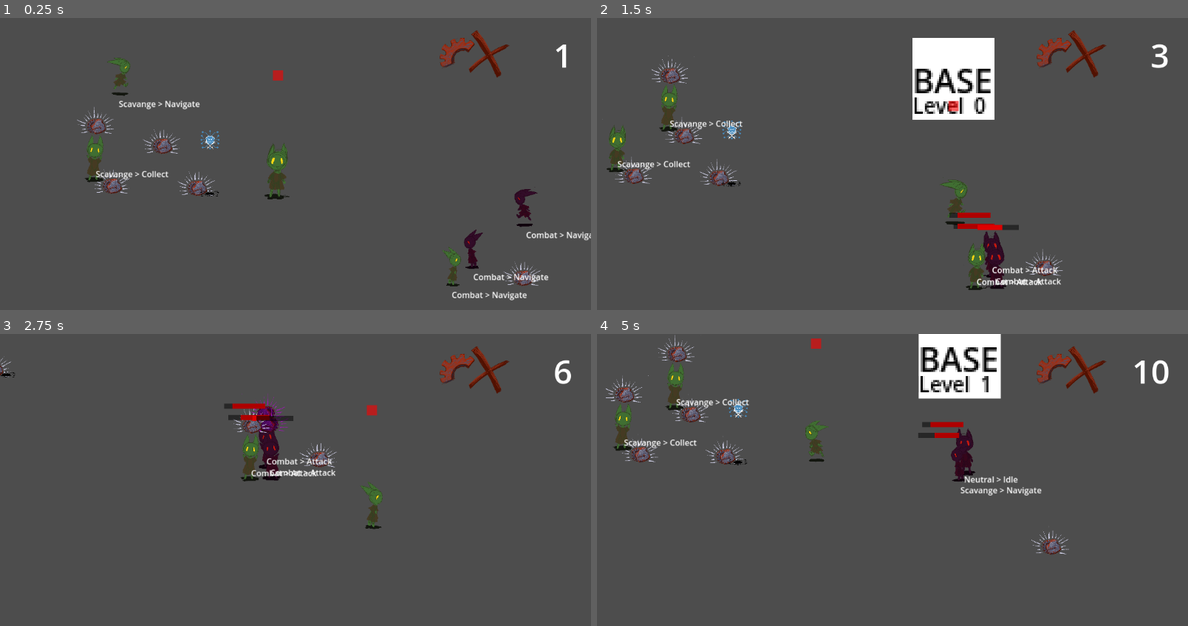
Above: before the commit, frames 1-4 (two rows, left to right).
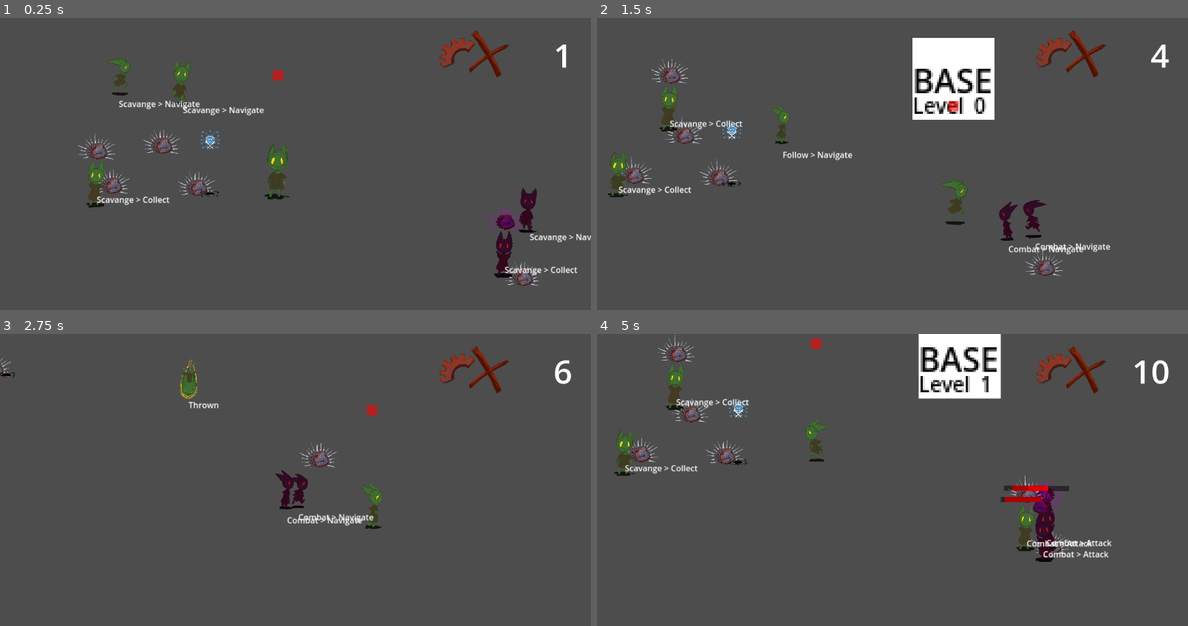
Above: after the commit, the same moments.

Repository: loteque/GoblinGame
Game: Godot game, scene res://main.tscn
The game is run twice, just before and just after one commit, with the same random seed, the same clock (stepped at 60 frames per second) and the same inputs. Sound files missing from this copy of the repository are replaced by a short silence.
Inputs:
- Up to frame 1 (0.25 s): no input
- Up to frame 2 (1.5 s): hold D (right) 0.53-1.28 s; hold Shift (call) 0.53-1.28 s; hold S (down) from 1.28 s (still down); tap G (place) at 1.35 s
- Up to frame 3 (2.75 s): release S (down) at 2.03 s; hold D (right) from 2.03 s (still down); tap Space (select) at 2.1 s
- Up to frame 4 (5 s): release D (right) at 2.78 s; hold W (up) 2.78-3.53 s; tap Shift (call) at 2.85 s; hold A (left) from 3.53 s (still down); tap G (place) at 3.6 s; tap Space (select) at 4.35 s

The runs differ from the first frame. In frame 1, 3.3% of the frame differs, in the area x 13-100%, y 14-97%; in frame 2, 3.4%; in frame 3, 2.6%; in frame 4, 3.5%, in the area x 1-88%, y 14-79%.

Commit message:
add combat music trigger to music manager

Diff:
--- a/project/default_bus_layout.tres
+++ b/project/default_bus_layout.tres
@@ -1,3 +1,21 @@
 [gd_resource type="AudioBusLayout" format=3 uid="uid://cpdw03vb0scor"]
 
 [resource]
+bus/1/name = &"music"
+bus/1/solo = false
+bus/1/mute = false
+bus/1/bypass_fx = false
+bus/1/volume_db = 0.0
+bus/1/send = &"Master"
+bus/2/name = &"fadein"
+bus/2/solo = false
+bus/2/mute = false
+bus/2/bypass_fx = false
+bus/2/volume_db = 0.0
+bus/2/send = &"music"
+bus/3/name = &"fadeout"
+bus/3/solo = false
+bus/3/mute = false
+bus/3/bypass_fx = false
+bus/3/volume_db = 0.0
+bus/3/send = &"music"
--- a/project/main.tscn
+++ b/project/main.tscn
@@ -1,9 +1,11 @@
-[gd_scene load_steps=10 format=3 uid="uid://c4fb2nyi3hcyx"]
+[gd_scene load_steps=12 format=3 uid="uid://c4fb2nyi3hcyx"]
 
 [ext_resource type="Script" path="res://music_manager/MusicManager.gd" id="1_51uy5"]
 [ext_resource type="PackedScene" uid="uid://78j5k0a24wsl" path="res://player_character.tscn" id="1_rjx7k"]
-[ext_resource type="AudioStream" uid="uid://cl3ddeukhtea8" path="res://assets/music/calm.mp3" id="2_piiot"]
-[ext_resource type="Texture2D" uid="uid://binsxgaxudhe3" path="res://icon-bot.png" id="3_olnyg"]
+[ext_resource type="AudioStream" uid="uid://crgermvs1qf0u" path="res://assets/audio/music/Calm.wav" id="2_yg8ca"]
+[ext_resource type="AudioStream" uid="uid://c8dja2qaopjk6" path="res://assets/audio/music/Exploration.wav" id="3_3xj8b"]
+[ext_resource type="Texture2D" uid="uid://j2qs2abkomav" path="res://icon-bot.png" id="3_olnyg"]
+[ext_resource type="AudioStream" uid="uid://50nx1bokdfie" path="res://assets/audio/music/Combat.wav" id="4_rfcqa"]
 [ext_resource type="PackedScene" uid="uid://b3f3e2snpptm" path="res://new_actor.tscn" id="5_qmkqn"]
 [ext_resource type="PackedScene" uid="uid://hehsosy8cwdc" path="res://collectables/scrap/scrap.tscn" id="6_ax147"]
 [ext_resource type="PackedScene" uid="uid://ct8ncpasvj5j0" path="res://src/camera/follow_camera.tscn" id="7_sg7t6"]
@@ -19,8 +21,14 @@
 y_sort_enabled = true
 
 [node name="MusicManager" type="AudioStreamPlayer" parent="."]
+bus = &"music"
 script = ExtResource("1_51uy5")
-calm_layer = ExtResource("2_piiot")
+calm_layer = ExtResource("2_yg8ca")
+explore_layer = ExtResource("3_3xj8b")
+combat_layer = ExtResource("4_rfcqa")
+max_vol = -12
+min_vol = -60
+fade_time = 14.0
 
 [node name="NavigationRegion2D" type="NavigationRegion2D" parent="."]
 position = Vector2(577, 322)
@@ -51,18 +59,31 @@
 drag_horizontal_offset = 0.32
 drag_vertical_offset = -0.46
 
-[node name="Actor" parent="." instance=ExtResource("5_qmkqn")]
+[node name="Actor" parent="." node_paths=PackedStringArray("music_manager") groups=["Ally"] instance=ExtResource("5_qmkqn")]
 position = Vector2(160, 117)
+music_manager = NodePath("../MusicManager")
 
-[node name="Actor4" parent="." node_paths=PackedStringArray("nav_agent", "follow_area") instance=ExtResource("5_qmkqn")]
-position = Vector2(806, 550)
+[node name="Actor4" parent="." node_paths=PackedStringArray("nav_agent", "follow_area", "music_manager") groups=["Ally"] instance=ExtResource("5_qmkqn")]
+position = Vector2(340, 122)
 nav_agent = NodePath("../Actor/NavigationAgent2D")
 follow_area = NodePath("../Actor/FollowArea")
+music_manager = NodePath("../MusicManager")
 
-[node name="Actor5" parent="." node_paths=PackedStringArray("nav_agent", "follow_area") instance=ExtResource("5_qmkqn")]
-position = Vector2(124, 267)
+[node name="Actor5" parent="." node_paths=PackedStringArray("nav_agent", "follow_area", "music_manager") groups=["Ally"] instance=ExtResource("5_qmkqn")]
+position = Vector2(119, 362)
 nav_agent = NodePath("../Actor/NavigationAgent2D")
 follow_area = NodePath("../Actor/FollowArea")
+music_manager = NodePath("../MusicManager")
+
+[node name="CorruptedActor" parent="." node_paths=PackedStringArray("music_manager") groups=["Enemy"] instance=ExtResource("5_qmkqn")]
+position = Vector2(918, 459)
+team = 1
+music_manager = NodePath("../MusicManager")
+
+[node name="CorruptedActor2" parent="." node_paths=PackedStringArray("music_manager") groups=["Enemy"] instance=ExtResource("5_qmkqn")]
+position = Vector2(1001, 365)
+team = 1
+music_manager = NodePath("../MusicManager")
 
 [node name="Scrap" parent="." instance=ExtResource("6_ax147")]
 position = Vector2(275, 233)
@@ -80,11 +101,3 @@
 position = Vector2(494, 281)
 
 [node name="LevelUI" parent="FollowCamera" instance=ExtResource("8_8fyn6")]
-
-[node name="CorruptedActor" parent="." instance=ExtResource("5_qmkqn")]
-position = Vector2(918, 459)
-team = 1
-
-[node name="CorruptedActor2" parent="." instance=ExtResource("5_qmkqn")]
-position = Vector2(1001, 365)
-team = 1
--- a/project/music_manager/MusicManager.gd
+++ b/project/music_manager/MusicManager.gd
@@ -11,6 +11,10 @@
 @export var calm_layer: AudioStream
 @export var explore_layer: AudioStream
 @export var combat_layer: AudioStream
+@export var lead_layer: AudioStream
+@export var max_vol: int
+@export var min_vol: int
+@export var fade_time: float
 
 class MusicConnector:
 
@@ -27,18 +31,25 @@
 signal damage_taken
 signal combat_finished
 
-var fade_stream_player = AudioStreamPlayer.new()
-
-
-func _ready():
-    game_started.connect(_on_game_started)
-    player_left_base.connect(_on_player_left_base)
-    damage_taken.connect(_on_damage_taken)
-    combat_finished.connect(_on_combat_finished)
-    add_child(fade_stream_player)
-    game_started.emit()
-
-var fade
+const music_bus_str: StringName = "music"
+const in_bus_str: StringName = "fadein"
+const out_bus_str: StringName = "fadeout"
+
+var source_0 = AudioStreamPlayer.new()
+var source_1 = AudioStreamPlayer.new()
+var source_2 = AudioStreamPlayer.new()
+var source_3 = AudioStreamPlayer.new()
+
+var fade_in_sources: int
+var fade_out_sources: int
+enum Source{
+    SOURCE_0 = 1,
+    SOURCE_1 = 2,
+    SOURCE_2 = 4,
+    SOURCE_3 = 8,
+}
+
+var fade: FadeType
 enum FadeType{
     IN,
     OUT,
@@ -46,63 +57,184 @@
     NONE,
 }
 
-func start_fade(type: FadeType):
+var combat_timer = Timer.new()
+var is_combat: bool
+
+func start_fade(sources: int, type: FadeType):
+    match type:
+        FadeType.IN:
+            fade_in_sources = sources
+        FadeType.OUT:
+            fade_out_sources = sources
+        _:
+            push_warning("Fade type: " + str(type) + ", not supported")
+            return
+
     fade = type
 
 func end_fade():
+    fade_in_sources = 0
+    fade_out_sources = 0
     fade = FadeType.NONE
 
-func fade_in(player: AudioStreamPlayer, speed: float, delta: float):
-
-    if player.volume_db > -0.2:
-        player.volume_db = 0
-        stream = player.stream
+
+func set_fadein_vol(db):
+    AudioServer.set_bus_volume_db(
+        AudioServer.get_bus_index(in_bus_str),
+        db
+    )
+
+func set_fadeout_vol(db):
+    AudioServer.set_bus_volume_db(
+        AudioServer.get_bus_index(out_bus_str),
+        db
+    )
+
+func assign_bus(sources: int, bus_name: StringName):
+    match sources:
+        Source.SOURCE_0:
+            source_0.bus = bus_name
+        Source.SOURCE_1:
+            source_1.bus = bus_name
+        Source.SOURCE_0 + Source.SOURCE_1:
+            source_0.bus = bus_name
+            source_1.bus = bus_name
+        Source.SOURCE_2:
+            source_2.bus = bus_name
+        Source.SOURCE_0 + Source.SOURCE_2:
+            source_0.bus = bus_name
+            source_2.bus = bus_name
+        Source.SOURCE_0 + Source.SOURCE_1 + Source.SOURCE_2:
+            source_0.bus = bus_name
+            source_1.bus = bus_name
+            source_2.bus = bus_name
+        Source.SOURCE_3:
+            source_3.bus = bus_name
+        Source.SOURCE_0 + Source.SOURCE_3:
+            source_3.bus = bus_name
+            source_0.bus = bus_name
+        Source.SOURCE_0 + Source.SOURCE_1 + Source.SOURCE_3:
+            source_3.bus = bus_name
+            source_0.bus = bus_name
+            source_1.bus = bus_name
+        Source.SOURCE_0 + Source.SOURCE_1 + Source.SOURCE_2 + Source.SOURCE_3:
+            source_3.bus = bus_name
+            source_0.bus = bus_name
+            source_1.bus = bus_name
+            source_2.bus = bus_name
+        _:
+            source_3.bus = music_bus_str
+            source_0.bus = music_bus_str
+            source_1.bus = music_bus_str
+            source_2.bus = music_bus_str
+
+func fade_in(sources: int, speed: float, delta: float):
+    var bus_idx = AudioServer.get_bus_index(in_bus_str)
+
+    if AudioServer.get_bus_volume_db(bus_idx) > max_vol:
+        AudioServer.set_bus_volume_db(bus_idx, max_vol)
+        assign_bus(sources, music_bus_str)
         end_fade()
 
-    player.volume_db = player.volume_db + speed * delta
-    print("fade_in " + str(player.volume_db))
-
-func fade_out(player: AudioStreamPlayer, speed: float, delta: float):
-    var fade_out_track: AudioStreamPlayer
-    if stream == player.stream:
-        fade_out_track = self
-    else:
-        fade_out_track = fade_stream_player
-
-    var fade_db = fade_out_track.volume_db
-    if fade_db < -59:
-        player.stream = null
+    assign_bus(sources, in_bus_str)
+    AudioServer.set_bus_volume_db(
+        bus_idx,
+        AudioServer.get_bus_volume_db(bus_idx) + speed * delta
+    )
+
+
+
+func fade_out(sources: int, speed: float, delta: float):
+    var bus_idx = AudioServer.get_bus_index(out_bus_str)
+
+    if AudioServer.get_bus_volume_db(bus_idx) < min_vol:
+        assign_bus(sources, music_bus_str)
         end_fade()
 
-    fade_db = fade_db - speed * delta
-
-func cross_fade(in_player: AudioStreamPlayer, out_player: AudioStreamPlayer, speed: float, delta: float):
-    fade_in(in_player, speed, delta)
-    fade_out(out_player, speed, delta)
+    assign_bus(sources, out_bus_str)
+    AudioServer.set_bus_volume_db(
+        bus_idx,
+        AudioServer.get_bus_volume_db(bus_idx) - speed * delta
+    )
+
+# func cross_fade(in_player: AudioStreamPlayer, out_player: AudioStreamPlayer, speed: float, delta: float):
+#     fade_in(in_player, speed, delta)
+#     fade_out(out_player, speed, delta)
 
 func _on_game_started():
-    fade_stream_player.stream = calm_layer
-    fade_stream_player.volume_db = -60
-    fade_stream_player.play()
-    start_fade(FadeType.IN)
+    source_0.stream = explore_layer
+    source_0.play()
+    source_1.stream = calm_layer
+    source_1.play()
+    start_fade(Source.SOURCE_0 + Source.SOURCE_1, FadeType.IN)
 
 func _on_player_left_base():
     pass
 
 func _on_damage_taken():
-    pass
+
+    combat_timer.paused = false
+    combat_timer.start(3)
+
+    if is_combat:
+        await combat_timer.timeout
+        is_combat = false
+        combat_finished.emit()
+        return
+    else:
+        source_2.stream = combat_layer
+        source_2.bus = in_bus_str
+        source_2.play(source_0.get_playback_position())
+        start_fade(Source.SOURCE_2, FadeType.IN)
+
+    is_combat = true
+
 
 func _on_combat_finished():
-    pass
+        start_fade(Source.SOURCE_0 + Source.SOURCE_1 + Source.SOURCE_2, FadeType.OUT)
+        print("combat finished")
+
+
+func _ready():
+
+    game_started.connect(_on_game_started)
+    player_left_base.connect(_on_player_left_base)
+    damage_taken.connect(_on_damage_taken)
+    combat_finished.connect(_on_combat_finished)
+
+    var in_idx = AudioServer.get_bus_index(in_bus_str)
+    var out_idx = AudioServer.get_bus_index(out_bus_str)
+    var music_idx = AudioServer.get_bus_index(music_bus_str)
+    AudioServer.set_bus_volume_db(in_idx, min_vol)
+    AudioServer.set_bus_volume_db(out_idx, max_vol)
+    AudioServer.set_bus_volume_db(music_idx, max_vol)
+
+    source_0.bus = in_bus_str
+    source_1.bus = in_bus_str
+    source_2.bus = in_bus_str
+    source_3.bus = in_bus_str
+
+    add_child(source_0)
+    add_child(source_1)
+    add_child(source_2)
+    add_child(source_3)
+
+    combat_timer.one_shot = true
+    add_child(combat_timer)
+
+    game_started.emit()
+
 
 func _process(delta):
 
     match fade:
         FadeType.IN:
-            fade_in(fade_stream_player, 10, delta)
+            fade_in(fade_in_sources, fade_time, delta)
         FadeType.OUT:
-            fade_out(self, 0.5, delta)
-        FadeType.CROSS:
-            cross_fade(fade_stream_player, self, 0.5, delta)
+            fade_out(fade_out_sources, fade_time, delta)
+        # FadeType.CROSS:
+        #    cross_fade(in_bus_str, self, 20, delta)
         _:
             return
+
+    print("combat timer left: " + str(combat_timer.time_left))
--- a/project/new_actor.gd
+++ b/project/new_actor.gd
@@ -12,7 +12,9 @@
 @export var team: TeamManager.Team = TeamManager.Team.PLAYER
 @export var should_follow_player: bool = false
 @export var player: Node2D
+@export var music_manager: MusicManager
 
+@onready var music_connector = MusicManager.MusicConnector.new(music_manager, self)
 @onready var health_component = $HealthComponent
 
 signal thrown_to(position: Vector2)
@@ -41,6 +43,8 @@
 
 func receive_attack(attack: Attack):
     health_component.receive_attack(attack)
+    if self.is_in_group("Enemy"):
+        music_connector._manager.damage_taken.emit()
 
 
 func _physics_process(_delta):
--- a/project/new_actor.tscn
+++ b/project/new_actor.tscn
@@ -28,13 +28,14 @@
 [sub_resource type="CircleShape2D" id="CircleShape2D_ueshs"]
 radius = 200.0
 
-[node name="Actor" type="CharacterBody2D" node_paths=PackedStringArray("nav_agent", "follow_area") groups=["Actor", "NPC", "Throwable"]]
+[node name="Actor" type="CharacterBody2D" node_paths=PackedStringArray("nav_agent", "follow_area", "player") groups=["Actor", "NPC", "Throwable"]]
 z_index = 1
 motion_mode = 1
 wall_min_slide_angle = 0.0
 script = ExtResource("1_j6rqw")
 nav_agent = NodePath("NavigationAgent2D")
 follow_area = NodePath("FollowArea")
+player = NodePath(".")
 
 [node name="HealthComponent" parent="." instance=ExtResource("2_3ypmk")]
 
Not shown: 1 places in project/actor.tscn that only renumber resources
Not shown: 1 places in project/enemy_actor.tscn that only renumber resources
Not shown: 1 places in project/goblin_0_sprite_frames.tres that only renumber resources
Not shown: 1 places in project/new_actor.tscn that only renumber resources
